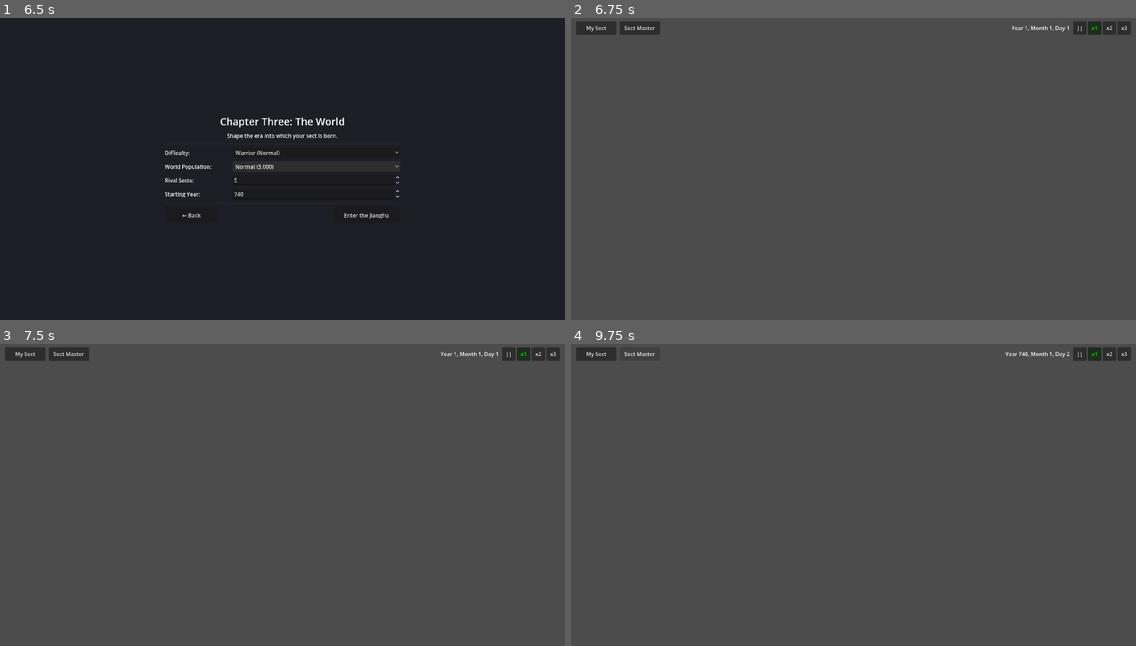
Above: before the commit, frames 1-4 (two rows, left to right).
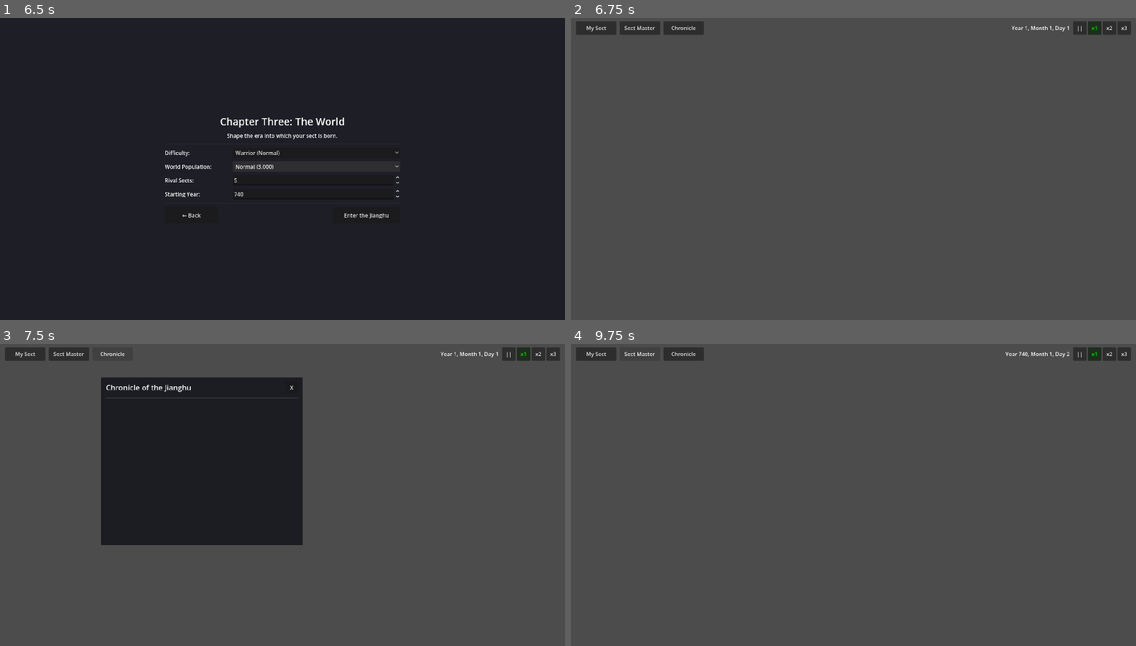
Above: after the commit, the same moments.

Repository: Chthonic-Studio/the_sect_master
Game: Godot game, scene res://Scenes/setup_screen.tscn
Same seed, same stepped clock (60 frames per second), same inputs: the game is played once before the commit and once after it. This scene is started directly instead of the project's main scene.
Inputs (mouse positions are in pixels of both pictures, inside the frame that each line leads up to):
- Up to frame 1 (6.5 s): click (316, 87) at 0.52 s; type "Alex" at 0.6 s; click (316, 102) at 0.75 s; type "Alex" at 0.83 s; click "Next: Found a Sect →" at 1.25 s; click (316, 135) at 2.02 s; type "Alex" at 2.1 s; click "Next: Set the World →" at 2.75 s; click "Warrior (Normal)" at 3.5 s; click "Warrior (Normal)" at 4.25 s; click "Normal (3,000)" at 5 s; click "Normal (3,000)" at 5.75 s
- Up to frame 2 (6.75 s): click "Enter the Jianghu" at 6.5 s
- Up to frame 3 (7.5 s): click (113, 353) at 7.25 s, where only the run after the commit has a clickable "Chronicle"
- Up to frame 4 (9.75 s): click (864, 386) at 8 s, where only the run after the commit has a clickable "X"; click "My Sect" at 8.75 s; click "Sect Master" at 9.5 s

Frame 1 is identical in both runs. In frame 2, 0.3% of the frame differs, in the area x 16-24%, y 1-6%; in frame 3, 20%, in the area x 17-54%, y 2-67%; in frame 4, 0.3%.

Commit message:
feat: wire systems (profession→resources, buildings→AI tags, needs urgency, OpinionManager→votes, HUD world log)
Agent-Logs-Url: https://github.com/Chthonic-Studio/the_sect_master/sessions/4a06461f-d08a-4bbf-b9aa-c103e7ec2438

Co-authored-by: TakaVII <11247146+TakaVII@users.noreply.github.com>

Diff:
--- a/Scenes/UI/hud.tscn
+++ b/Scenes/UI/hud.tscn
@@ -42,6 +42,12 @@
 layout_mode = 2
 text = "Sect Master"
 
+[node name="BtnChronicle" type="Button" parent="TopBar/HBoxContainer/LeftControls"]
+unique_name_in_owner = true
+custom_minimum_size = Vector2(120, 40)
+layout_mode = 2
+text = "Chronicle"
+
 [node name="RightControls" type="HBoxContainer" parent="TopBar/HBoxContainer"]
 layout_mode = 2
 alignment = 2
--- /dev/null
+++ b/Scenes/UI/world_log_panel.tscn
@@ -0,0 +1,63 @@
+[gd_scene format=3 uid="uid://worldlogpanel1"]
+
+[ext_resource type="Script" path="res://Scripts/UI/world_log_panel.gd" id="1_wlog"]
+
+[node name="WorldLogPanel" type="Control"]
+custom_minimum_size = Vector2(600, 500)
+layout_mode = 3
+anchors_preset = 0
+offset_left = 300.0
+offset_top = 100.0
+offset_right = 900.0
+offset_bottom = 600.0
+script = ExtResource("1_wlog")
+
+[node name="Background" type="ColorRect" parent="."]
+layout_mode = 1
+anchors_preset = 15
+anchor_right = 1.0
+anchor_bottom = 1.0
+color = Color(0.1, 0.1, 0.13, 0.95)
+
+[node name="MarginContainer" type="MarginContainer" parent="."]
+layout_mode = 1
+anchors_preset = 15
+anchor_right = 1.0
+anchor_bottom = 1.0
+theme_override_constants/margin_left = 15
+theme_override_constants/margin_top = 12
+theme_override_constants/margin_right = 15
+theme_override_constants/margin_bottom = 12
+
+[node name="VBoxContainer" type="VBoxContainer" parent="MarginContainer"]
+layout_mode = 2
+theme_override_constants/separation = 10
+
+[node name="TitleRow" type="HBoxContainer" parent="MarginContainer/VBoxContainer"]
+layout_mode = 2
+
+[node name="TitleLabel" type="Label" parent="MarginContainer/VBoxContainer/TitleRow"]
+layout_mode = 2
+size_flags_horizontal = 3
+theme_override_font_sizes/font_size = 22
+text = "Chronicle of the Jianghu"
+
+[node name="BtnClose" type="Button" parent="MarginContainer/VBoxContainer/TitleRow"]
+unique_name_in_owner = true
+custom_minimum_size = Vector2(36, 36)
+layout_mode = 2
+text = "X"
+
+[node name="HSeparator" type="HSeparator" parent="MarginContainer/VBoxContainer"]
+layout_mode = 2
+
+[node name="ScrollContainer" type="ScrollContainer" parent="MarginContainer/VBoxContainer"]
+layout_mode = 2
+size_flags_vertical = 3
+custom_minimum_size = Vector2(0, 380)
+
+[node name="LogList" type="VBoxContainer" parent="MarginContainer/VBoxContainer/ScrollContainer"]
+unique_name_in_owner = true
+layout_mode = 2
+size_flags_horizontal = 3
+theme_override_constants/separation = 4
--- a/Scripts/AI/Actions/action_profession.gd
+++ b/Scripts/AI/Actions/action_profession.gd
@@ -1,6 +1,6 @@
 extends ActionPlan
 
-## Executes the work shift, calculating economic output based on the character's tags.
+## Executes the work shift, calculating economic output based on the character's position and tags.
 
 func _init(duration: int = 1) -> void:
 	super(duration)
@@ -13,32 +13,64 @@
 	# Satisfies the work need aggressively
 	character.needs["work"] = maxf(0.0, character.needs.get("work", 0.0) - 25.0)
 
-	# Calculate daily economic output based on their specific profession tag
-	var income = 0
+	# --- PERSONAL INCOME (tags) ---
+	var personal_income = 0
 
 	if character.ai_tags.has("merchant"):
-		income = randi_range(5, 20)
-		# Merchants might organically increase their socialization need
+		personal_income = randi_range(5, 20)
 		character.needs["socialization"] = maxf(0.0, character.needs.get("socialization", 0.0) - 5.0)
+	elif character.ai_tags.has("blacksmith"):
+		personal_income = randi_range(10, 15)
+		character.state_vars["fatigue"] = minf(100.0, character.state_vars.get("fatigue", 0.0) + 5.0)
+	elif character.ai_tags.has("beggar"):
+		personal_income = randi_range(0, 3)
+		character.state_vars["comfort"] = maxf(0.0, character.state_vars.get("comfort", 50.0) - 2.0)
+	else:
+		personal_income = randi_range(1, 5)
 
-	elif character.ai_tags.has("blacksmith"):
-		income = randi_range(10, 15)
-		# Hard labor adds extra fatigue
-		character.state_vars["fatigue"] = minf(100.0, character.state_vars.get("fatigue", 0.0) + 5.0)
+	character.wealth += personal_income
 
-	elif character.ai_tags.has("beggar"):
-		income = randi_range(0, 3)
-		# Beggars suffer hits to comfort and mood
-		character.state_vars["comfort"] = maxf(0.0, character.state_vars.get("comfort", 50.0) - 2.0)
+	# --- SECT RESOURCE CONTRIBUTION (position-based) ---
+	# Sect members contribute a portion of their output to the sect's coffers.
+	if character.sect_id == "":
+		return
 
-	else:
-		# Generic peasant/laborer
-		income = randi_range(1, 5)
+	var sect = SimulationManager.get_sect(character.sect_id)
+	if not sect:
+		return
 
-	character.wealth += income
+	# Determine the character's position contribution
+	var contribution_wealth = 0
+	var contribution_materials = 0
+
+	# Check assigned position in sect
+	for pos_name in sect.members_by_position:
+		if sect.members_by_position[pos_name].has(character.char_id):
+			match pos_name:
+				"cook":
+					# Cooks improve the sect's food security (not a resource, but reduce upkeep cost)
+					contribution_wealth = randi_range(0, 2)
+				"quartermaster":
+					contribution_wealth = randi_range(3, 8)
+					contribution_materials = randi_range(1, 4)
+				"treasurer":
+					contribution_wealth = randi_range(5, 12)
+				_:
+					contribution_wealth = randi_range(1, 4)
+
+	# Generic sect member labor contribution (when not assigned a specific position)
+	if contribution_wealth == 0:
+		contribution_wealth = randi_range(1, 3)
+
+	# Bonus from trade network tag
+	if sect.unlocked_tags.has("trade_network"):
+		contribution_wealth += randi_range(1, 3)
+
+	# Add to sect resources
+	if contribution_wealth > 0:
+		sect.resources[Definitions.ResourceType.WEALTH] = sect.resources.get(Definitions.ResourceType.WEALTH, 0) + contribution_wealth
+	if contribution_materials > 0:
+		sect.resources[Definitions.ResourceType.MATERIALS] = sect.resources.get(Definitions.ResourceType.MATERIALS, 0) + contribution_materials
 
 func on_complete(character: CharacterData) -> void:
-	# Small chance for an organic life event upon finishing a work week
-	if randf() < 0.05:
-		# e.g., A merchant finds a strange artifact, a peasant finds a low-grade spirit stone
-		pass
+	pass
--- /dev/null
+++ b/Scripts/AI/Actions/action_spar.gd
@@ -0,0 +1,16 @@
+extends ActionPlan
+
+func _init(duration: int = 3) -> void:
+	super(duration)
+	id = "action_spar"
+
+func process_tick(character: CharacterData) -> void:
+	# Training is physically demanding
+	character.state_vars["fatigue"] = minf(100.0, character.state_vars.get("fatigue", 0.0) + 18.0)
+
+	# Satisfies the training need
+	character.needs["training"] = maxf(0.0, character.needs.get("training", 0.0) - 30.0)
+	character.needs["socialization"] = maxf(0.0, character.needs.get("socialization", 0.0) - 8.0)
+
+func on_complete(character: CharacterData) -> void:
+	character.add_log("Spent time sparring on the training ground.")
--- /dev/null
+++ b/Scripts/AI/Desires/desire_sparring.gd
@@ -0,0 +1,35 @@
+extends Desire
+
+## Active when the sect has a sparring arena (injected via "sparring" ai_tag on building complete).
+
+func _init() -> void:
+	id = "desire_sparring"
+	ai_tags = ["sparring"]
+
+func evaluate(character: CharacterData) -> float:
+	if not character.is_martial_artist:
+		return 0.0
+
+	# Base score from the training need
+	var training_need = character.needs.get("training", 0.0)
+	if training_need < 20.0:
+		return 0.0
+
+	var score = (training_need / 100.0) * 60.0
+
+	# Disciplined characters prioritize structured training
+	var discipline = character.get_personality_value("discipline")
+	if discipline > 65:
+		score *= 1.5
+
+	# Avoid spamming — apply a cooldown
+	var last_spar = character.action_cooldowns.get("desire_sparring", -999)
+	var current_day = TimeManager.get_total_days_elapsed()
+	if current_day - last_spar < 3:
+		return 0.0
+
+	return score
+
+func generate_action(character: CharacterData) -> ActionPlan:
+	character.action_cooldowns["desire_sparring"] = TimeManager.get_total_days_elapsed()
+	return DataManager.create_action("action_spar", 3)
--- a/Scripts/AI/character_brain.gd
+++ b/Scripts/AI/character_brain.gd
@@ -12,15 +12,40 @@
 ## Evaluates the daily tick for the character's actions.
 func process_daily_tick(character: CharacterData) -> void:
 	if current_action != null:
-		current_action.duration_remaining -= 1
-		current_action.process_tick(character)
+		# --- URGENCY INTERRUPTION ---
+		# High-urgency needs can preempt the current action.
+		# This mirrors Rimworld's "pawn drops what they're doing to address a critical need."
+		if _should_interrupt_for_urgency(character):
+			current_action = null
+		else:
+			current_action.duration_remaining -= 1
+			current_action.process_tick(character)
 
-		if current_action.duration_remaining <= 0:
-			current_action.on_complete(character)
-			current_action = null
+			if current_action.duration_remaining <= 0:
+				current_action.on_complete(character)
+				current_action = null
 
 	if current_action == null:
 		_choose_new_action(character)
+
+## Returns true if a critical need exceeds the threshold and should preempt the current action.
+func _should_interrupt_for_urgency(character: CharacterData) -> bool:
+	# Critical rest need: if fatigue is above 90, rest overrides everything
+	var fatigue = character.state_vars.get("fatigue", 0.0)
+	if fatigue >= 90.0 and current_action != null and current_action.id != "action_rest":
+		return true
+
+	# Critical social need: extreme loneliness causes the character to drop tasks
+	var loneliness = character.state_vars.get("loneliness", 0.0)
+	if loneliness >= 95.0 and current_action != null:
+		return true
+
+	# Hunger: if rest need is critically high
+	var rest_need = character.needs.get("rest", 0.0)
+	if rest_need >= 95.0 and current_action != null:
+		return true
+
+	return false
 
 func _choose_new_action(character: CharacterData) -> void:
 	var best_score: float = -1.0
--- a/Scripts/Globals/Managers/simulation_manager.gd
+++ b/Scripts/Globals/Managers/simulation_manager.gd
@@ -102,6 +102,7 @@
 		sect_data.sect_id = "sect_" + str(next_sect_id)
 		next_sect_id += 1
 	sect_repo[sect_data.sect_id] = sect_data
+	sect_data.building_completed.connect(_on_building_completed)
 
 func get_sect(sect_id: String) -> SectData:
 	return sect_repo.get(sect_id, null)
@@ -173,3 +174,37 @@
 	_active_char_ids.clear()
 	_process_index = 0
 	_current_processing_day = 0
+
+## Called when a sect completes a building. Injects AI tags into members so new desires become available.
+func _on_building_completed(sect: SectData, building_id: String) -> void:
+	var b_data = DataManager.buildings_registry.get(building_id, {})
+	var tags_to_inject: Array = b_data.get("unlocks_sect_tags", [])
+
+	# Map sect-level tags to the individual ai_tags that enable new desires
+	var member_tag_map: Dictionary = {
+		"sparring": "sparring",
+		"martial_training": "sparring",
+		"advanced_forms": "sparring",
+		"basic_meditation": "meditator",
+		"deep_cultivation": "meditator",
+		"qi_refinement_chamber": "meditator",
+		"well_fed_disciples": "worker"
+	}
+
+	var new_member_tags: Array[String] = []
+	for sect_tag in tags_to_inject:
+		if member_tag_map.has(sect_tag):
+			var member_tag: String = member_tag_map[sect_tag]
+			if not new_member_tags.has(member_tag):
+				new_member_tags.append(member_tag)
+
+	if new_member_tags.is_empty():
+		return
+
+	# Inject the new tags into all current sect members
+	for char_id in sect.all_members:
+		var character = get_character(char_id)
+		if character and character.is_alive:
+			for tag in new_member_tags:
+				if not character.ai_tags.has(tag):
+					character.ai_tags.append(tag)
--- a/Scripts/Sects/sect_proposal.gd
+++ b/Scripts/Sects/sect_proposal.gd
@@ -45,6 +45,16 @@
 
 	var support_score = loyalty
 
+	# --- OPINION MODIFIER ---
+	# An elder who likes the Sect Master is more likely to support their proposals.
+	var master_ids: Array = sect.members_by_rank.get(Definitions.SectRank.SECT_MASTER, [])
+	if not master_ids.is_empty():
+		var master = SimulationManager.get_character(master_ids[0])
+		if master:
+			var opinion_of_master = OpinionManager.get_opinion(elder, master)
+			# opinion is -100 to 100; scale it to a 0-50 bonus/penalty
+			support_score += opinion_of_master * 0.25
+
 	# Specific logic based on the proposal type
 	match type:
 		"change_law":
--- a/Scripts/UI/hud.gd
+++ b/Scripts/UI/hud.gd
@@ -19,6 +19,7 @@
 	# Connect Panel Shortcuts
 	%BtnSect.pressed.connect(_on_sect_pressed)
 	%BtnPlayer.pressed.connect(_on_player_pressed)
+	%BtnChronicle.pressed.connect(_on_chronicle_pressed)
 
 ## Initializes the HUD with current data right when it's opened.
 func setup_panel(_payload: Variant = null) -> void:
@@ -49,3 +50,6 @@
 		UIManager.open_panel("character_dashboard", player_char)
 	else:
 		printerr("HUD: No player character assigned!")
+
+func _on_chronicle_pressed() -> void:
+	UIManager.open_panel("world_log")
--- a/Scripts/UI/main_game.gd
+++ b/Scripts/UI/main_game.gd
@@ -4,11 +4,15 @@
 ## Manages the map and tells the UIManager to bring up the HUD.
 
 const HUD_SCENE = preload("res://Scenes/UI/hud.tscn")
+const WORLD_LOG_PANEL_SCENE = preload("res://Scenes/UI/world_log_panel.tscn")
 
 func _ready() -> void:
-	# 1. Instance the HUD so it registers itself with the UIManager
+	# 1. Instance UI panels so they register themselves with the UIManager
 	var hud_instance = HUD_SCENE.instantiate()
 	add_child(hud_instance)
+
+	var world_log_instance = WORLD_LOG_PANEL_SCENE.instantiate()
+	add_child(world_log_instance)
 
 	# 2. Tell the UIManager to open the HUD
 	UIManager.open_panel("hud")
--- /dev/null
+++ b/Scripts/UI/world_log_panel.gd
@@ -0,0 +1,62 @@
+extends Control
+
+## Displays the global World Log (Chronicle of the Jianghu) in a scrollable panel.
+
+const TYPE_COLORS: Dictionary = {
+	"war": Color(0.9, 0.3, 0.3),
+	"politics": Color(0.9, 0.7, 0.3),
+	"positive": Color(0.4, 0.9, 0.5),
+	"event": Color(0.6, 0.7, 0.9),
+	"succession": Color(0.8, 0.5, 0.9),
+	"system": Color(0.7, 0.7, 0.7)
+}
+
+func _ready() -> void:
+	UIManager.register_panel("world_log", self, UIManager.Layer.PANELS)
+	%BtnClose.pressed.connect(func(): UIManager.close_panel("world_log"))
+	WorldLogManager.log_added.connect(_on_log_added)
+
+## Called by UIManager when the panel is opened.
+func setup_panel(_payload: Variant = null) -> void:
+	_rebuild_log()
+
+func _rebuild_log() -> void:
+	# Clear existing entries
+	for child in %LogList.get_children():
+		child.queue_free()
+
+	for entry in WorldLogManager.global_logs:
+		_add_log_entry(entry)
+
+func _on_log_added(entry: Dictionary) -> void:
+	# Only update if the panel is currently visible
+	if not visible:
+		return
+	# Prepend the new entry at the top of the list
+	_add_log_entry_at_top(entry)
+
+func _add_log_entry(entry: Dictionary) -> void:
+	var label := _create_log_label(entry)
+	%LogList.add_child(label)
+
+func _add_log_entry_at_top(entry: Dictionary) -> void:
+	var label := _create_log_label(entry)
+	%LogList.add_child(label)
+	%LogList.move_child(label, 0)
+
+func _create_log_label(entry: Dictionary) -> RichTextLabel:
+	var lbl := RichTextLabel.new()
+	lbl.bbcode_enabled = true
+	lbl.fit_content = true
+	lbl.size_flags_horizontal = Control.SIZE_FILL | Control.SIZE_EXPAND
+	lbl.custom_minimum_size = Vector2(0, 24)
+
+	var log_type = entry.get("type", "system").to_lower()
+	var color = TYPE_COLORS.get(log_type, Color.WHITE)
+	var hex = color.to_html(false)
+
+	var date_str = entry.get("date", "?")
+	var msg = entry.get("message", "")
+	lbl.text = "[color=#888888][%s][/color] [color=#%s]%s[/color]" % [date_str, hex, msg]
+
+	return lbl
